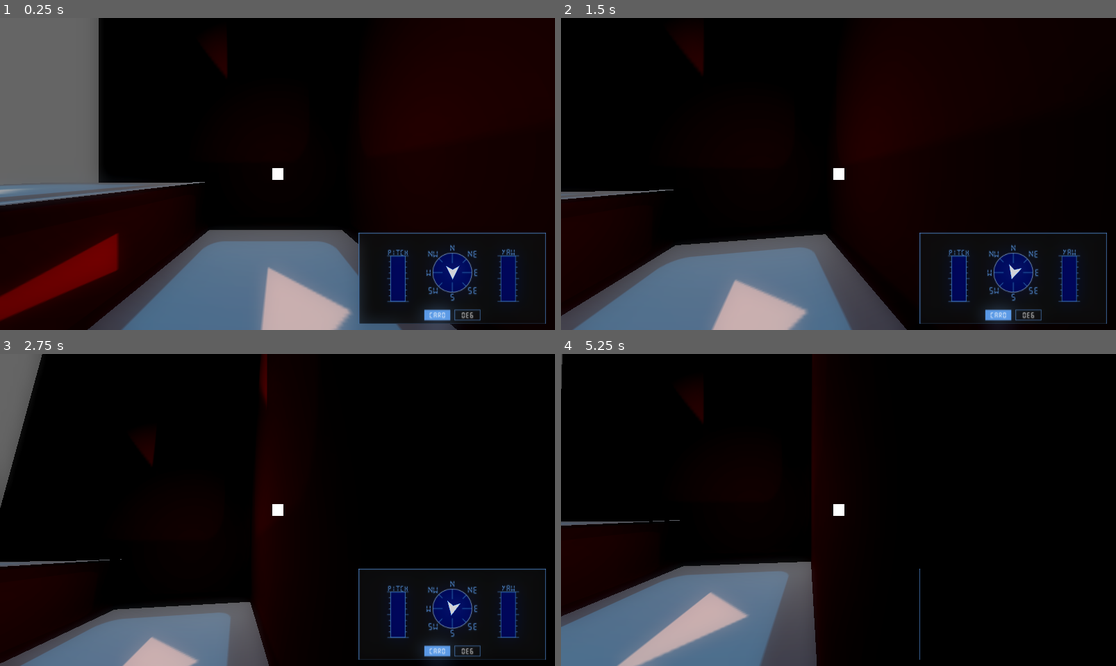
Above: before the commit, frames 1-4 (two rows, left to right).
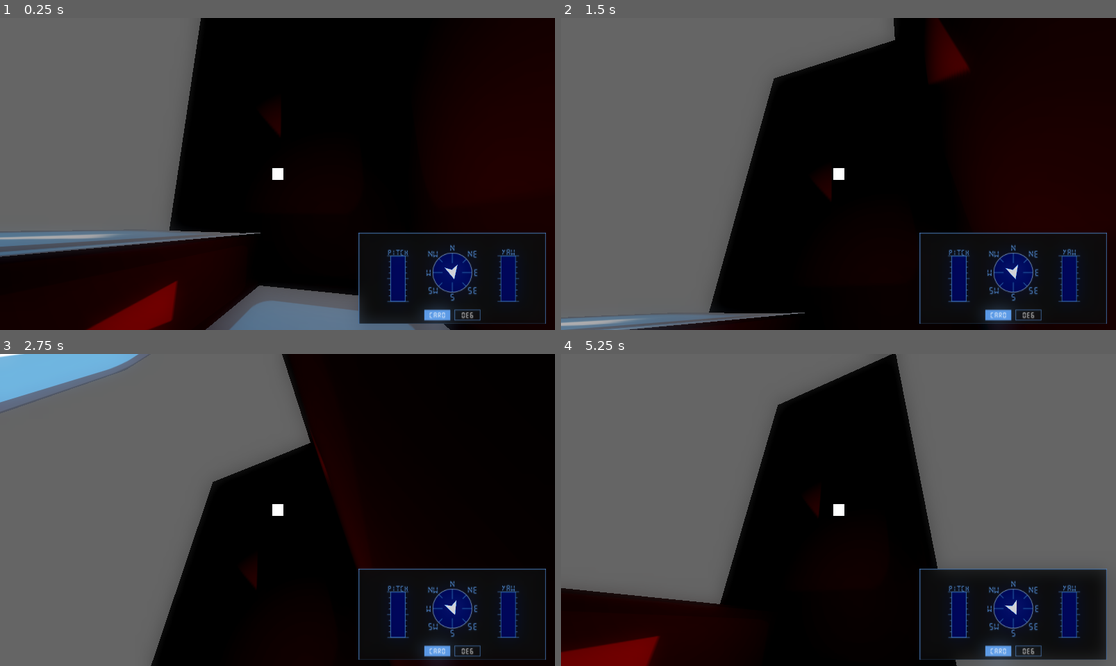
Above: after the commit, the same moments.

Repository: LitheFulminare/Abyssal-Cleaner
Game: Godot game, scene res://Prototyping/Test scene.tscn
Same seed, same stepped clock (60 frames per second), same inputs: the game is played once before the commit and once after it. The engine's default icon, where the game draws it, is replaced by a stand-in: a white triangle on a blue panel in a dark square.
Inputs (mouse positions are in pixels of both pictures, inside the frame that each line leads up to):
- Up to frame 1 (0.25 s): no input
- Up to frame 2 (1.5 s): move the mouse to (960, 158) at 0.52 s; hold D (Right) 0.53-1.28 s; move the mouse to (727, 189) at 1.27 s; hold S (Backwards) from 1.28 s (still down)
- Up to frame 3 (2.75 s): move the mouse to (333, 441) at 2.02 s; release S (Backwards) at 2.03 s; hold D (Right) from 2.03 s (still down)
- Up to frame 4 (5.25 s): move the mouse to (810, 572) at 2.77 s; release D (Right) at 2.78 s; hold W (Forward) 2.78-3.53 s; move the mouse to (1005, 556) at 3.52 s; hold A (Left) 3.53-5.03 s; move the mouse to (672, 463) at 4.27 s; move the mouse to (866, 510) at 5.02 s; hold S (Backwards) from 5.03 s (still down)

The runs differ from the first frame. In frame 1, 30% of the frame differs, in the area x 0-83%, y 0-100%; in frame 2, 49%; in frame 3, 44%; in frame 4, 70%, in the area x 0-100%, y 0-100%.

Commit message:
movement is now normalized

Diff:
--- a/abyssal-cleaner-3d/Player/submarine_movement.gd
+++ b/abyssal-cleaner-3d/Player/submarine_movement.gd
@@ -11,6 +11,8 @@
 var mouse_direction: Vector2
 var center: Vector2
 var mouse_distance: float
+var mouse_position: Vector2
+var screen_size: Vector2
 
 var forward_speed: float
 var strafe_speed: float
@@ -25,7 +27,9 @@
 
 func _input(event: InputEvent) -> void:
 	if event is InputEventMouseMotion:
+		mouse_position = get_viewport().get_mouse_position()
 		_get_mouse_relative_position()
+		mouse_position = clamp(mouse_position, Vector2.ZERO, screen_size)
 		mouse_distance = get_viewport().get_mouse_position().distance_to(center)
 
 func _physics_process(delta):
@@ -33,8 +37,15 @@
 	orientationScreen.update_player_arrow(atan2(forward.x, forward.z))
 
 	# Rotation
-	var yaw_amount = -mouse_direction.x * delta * mouse_distance / 500.0
-	var pitch_amount = -mouse_direction.y * delta * mouse_distance / 500.0
+	var offset = mouse_position - center
+
+	var normalized_offset = Vector2(offset.x / center.x, offset.y / center.y)
+
+	var yaw_amount = -normalized_offset.x * delta # * turning speed
+	var pitch_amount = -normalized_offset.y * delta # * turning speed
+
+	#var yaw_amount = -normalized_offset.x * delta * mouse_distance / 500.0
+	#var pitch_amount = -normalized_offset.y * delta * mouse_distance / 500.0
 
 	var yaw_quat = Quaternion(global_basis.y, yaw_amount)
 	var pitch_quat = Quaternion(global_basis.x, pitch_amount)
@@ -97,9 +108,9 @@
 	move_and_slide()
 
 func calculate_center() -> void:
-	center = get_viewport().get_visible_rect().size
-	center = Vector2(center.x/2, center.y/2)
+	screen_size = get_viewport().get_visible_rect().size
+	center = Vector2(screen_size.x/2, screen_size.y/2)
 
 func _get_mouse_relative_position() -> void:
-	mouse_direction = get_viewport().get_mouse_position() - center
+	mouse_direction = mouse_position - center
 	mouse_direction = mouse_direction.normalized()
